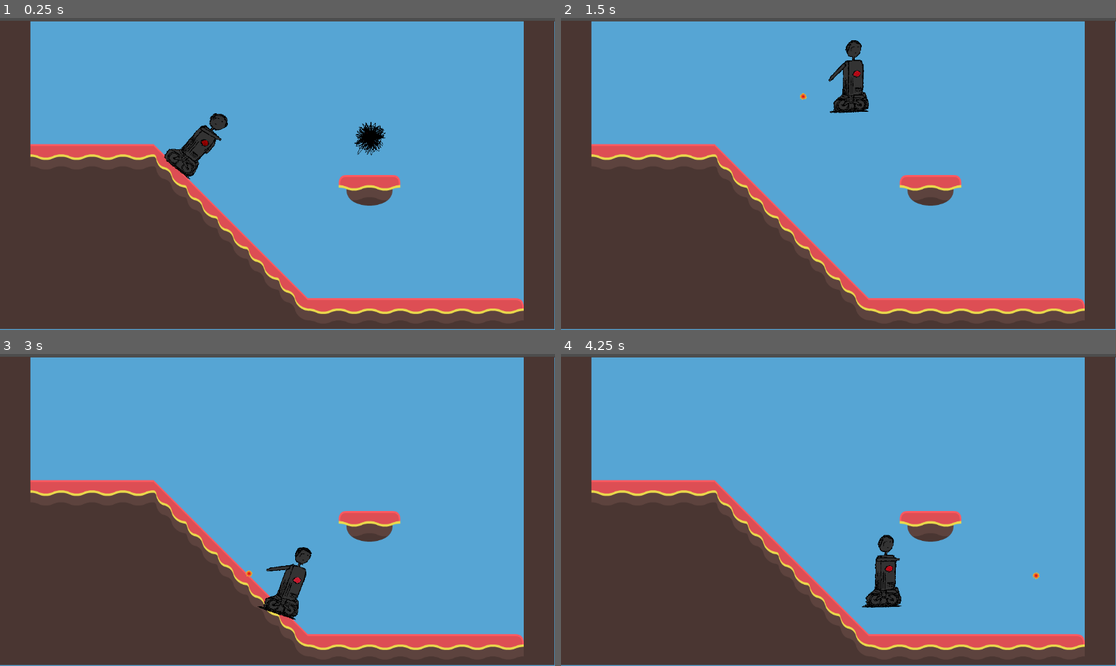
Above: before the commit, frames 1-4 (two rows, left to right).
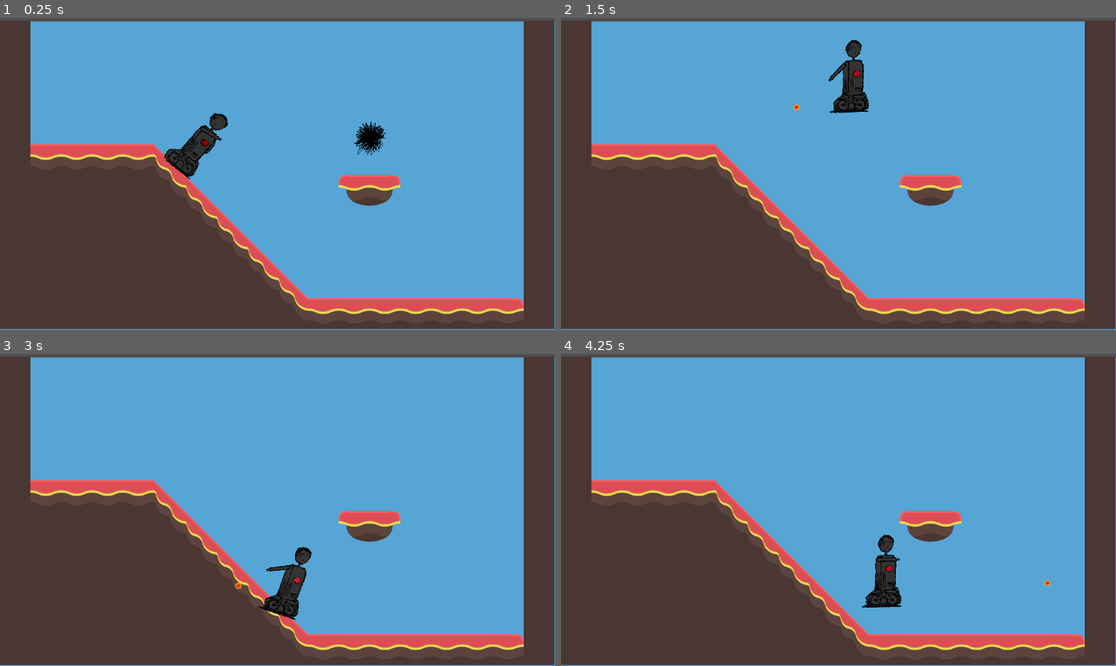
Above: after the commit, the same moments.

Repository: legendarysandbird/3mc-game
Game: Godot game, scene res://scripts/temp_level.tscn
Same seed, same stepped clock (60 frames per second), same inputs: the game is played once before the commit and once after it. The project has no main scene, so this scene is started directly.
Inputs (mouse positions are in pixels of both pictures, inside the frame that each line leads up to):
- Up to frame 1 (0.25 s): no input
- Up to frame 2 (1.5 s): move the mouse to (960, 158) at 0.52 s; hold D (player_right) from 0.53 s (still down); click (960, 158) at 0.6 s; tap Space (player_jump) at 0.77 s; move the mouse to (727, 189) at 1.27 s; click (727, 189) at 1.35 s
- Up to frame 3 (3 s): tap Space (player_jump) at 1.52 s; move the mouse to (333, 441) at 2.02 s; release D (player_right) at 2.03 s; hold A (player_left) 2.03-2.78 s; click (333, 441) at 2.1 s; move the mouse to (249, 572) at 2.77 s; hold D (player_right) from 2.78 s (still down); click (249, 572) at 2.85 s
- Up to frame 4 (4.25 s): keep holding D (player_right); tap Space (player_jump) at 3.02, 3.77 s; move the mouse to (1005, 556) at 3.52 s; click (1005, 556) at 3.6 s

The runs differ from the first frame. In frame 1, less than 0.1% of the frame differs, in the area x 36-40%, y 35-40%; in frame 2, less than 0.1%; in frame 3, less than 0.1%; in frame 4, less than 0.1%, in the area x 54-89%, y 57-82%.

Commit message:
add player and enemy interaction logic

Diff:
--- a/project.godot
+++ b/project.godot
@@ -85,6 +85,7 @@
 2d_physics/layer_1="Terrain"
 2d_physics/layer_2="Player"
 2d_physics/layer_3="Enemy"
+2d_physics/layer_4="Projectiles"
 
 [rendering]
 
--- a/scenes/enemy.tscn
+++ b/scenes/enemy.tscn
@@ -93,11 +93,11 @@
 [node name="CollisionShape2D" type="CollisionShape2D" parent="DetectionDistance"]
 shape = SubResource("CircleShape2D_648yb")
 
-[node name="DeathCollision" type="Area2D" parent="."]
-collision_layer = 0
-collision_mask = 2
+[node name="Hitbox" type="Area2D" parent="."]
+collision_layer = 4
+collision_mask = 8
 
-[node name="CollisionShape2D" type="CollisionShape2D" parent="DeathCollision"]
+[node name="CollisionShape2D" type="CollisionShape2D" parent="Hitbox"]
 shape = SubResource("CircleShape2D_ar18r")
 
 [node name="Health" parent="." instance=ExtResource("9_ipns3")]
--- a/scenes/player.tscn
+++ b/scenes/player.tscn
@@ -21,6 +21,7 @@
 [ext_resource type="Texture2D" uid="uid://x0c3eeeibap3" path="res://assets/player_temp/arm-weapon/arm-IDLE-04.png" id="19_l71n6"]
 [ext_resource type="Texture2D" uid="uid://bkkayyx3a5kbg" path="res://assets/player_temp/arm-weapon/arm-IDLE-05.png" id="20_ke2ow"]
 [ext_resource type="Texture2D" uid="uid://cv0xq3nuuyr0x" path="res://assets/player_temp/arm-weapon/arm-IDLE-06.png" id="21_ujl30"]
+[ext_resource type="PackedScene" uid="uid://dys64wtfdquec" path="res://scenes/health.tscn" id="22_a38lo"]
 
 [sub_resource type="SpriteFrames" id="SpriteFrames_tc6bn"]
 animations = [{
@@ -94,10 +95,14 @@
 }],
 "loop": true,
 "name": &"default",
-"speed": 5.0
+"speed": 15.0
 }]
 
 [sub_resource type="CapsuleShape2D" id="CapsuleShape2D_fdknk"]
+radius = 28.0
+height = 146.0
+
+[sub_resource type="CapsuleShape2D" id="CapsuleShape2D_i4ail"]
 radius = 28.0
 height = 146.0
 
@@ -129,10 +134,25 @@
 frame = 2
 frame_progress = 0.505687
 
+[node name="ProjectileSpawnPoint" type="Node2D" parent="AnimatedSprite2D/RotationPoint/Arm"]
+position = Vector2(190.333, -13.333)
+
 [node name="CollisionShape2D" type="CollisionShape2D" parent="."]
 position = Vector2(5, -2)
 shape = SubResource("CapsuleShape2D_fdknk")
 
+[node name="Hitbox" type="Area2D" parent="."]
+collision_layer = 0
+collision_mask = 4
+metadata/_edit_group_ = true
+
+[node name="CollisionShape2D" type="CollisionShape2D" parent="Hitbox"]
+position = Vector2(5, -2)
+shape = SubResource("CapsuleShape2D_i4ail")
+
 [node name="JumpTimer" type="Timer" parent="."]
 wait_time = 0.8
 one_shot = true
+
+[node name="Health" parent="." instance=ExtResource("22_a38lo")]
+health = 3
--- a/scenes/projectile.tscn
+++ b/scenes/projectile.tscn
@@ -28,8 +28,8 @@
 color_ramp = SubResource("GradientTexture1D_c8fcr")
 
 [node name="Projectile" type="Area2D"]
-collision_layer = 0
-collision_mask = 4
+collision_layer = 8
+collision_mask = 0
 script = ExtResource("1_c8fcr")
 
 [node name="CollisionShape2D" type="CollisionShape2D" parent="."]
--- a/scripts/auto-loads/groups.gd
+++ b/scripts/auto-loads/groups.gd
@@ -2,3 +2,4 @@
 
 const PLAYER = "player"
 const ENEMY = "enemy"
+const PLAYER_PROJECTILE = "player_projectile"
--- a/scripts/enemy/enemy.gd
+++ b/scripts/enemy/enemy.gd
@@ -1,24 +1,25 @@
 class_name Enemy extends CharacterBody2D
 
 @export var speed: float = 100.0
+@export var contact_damage: int = 1
 
 @onready var player: Player = get_tree().get_first_node_in_group(Groups.PLAYER)
 @onready var detectionArea: Area2D = $DetectionDistance
-@onready var deathArea: Area2D = $DeathCollision
-@onready var healthPool: Node = $Health
+@onready var hitbox: Area2D = $Hitbox
+@onready var health_pool: Health = $Health
 
 var calculated_velocity: Vector2
 var player_detected: bool
 
 func _ready() -> void:
-	for node: Node in [player, detectionArea, deathArea, healthPool]:
+	for node: Node in [player, detectionArea, hitbox, health_pool]:
 		assert(is_instance_valid(node))
 
 	add_to_group(Groups.ENEMY)
 	detectionArea.body_entered.connect(on_distance_detection_body_entered)
 	detectionArea.body_exited.connect(on_distance_detection_body_exited)
-	deathArea.body_entered.connect(on_death_detection_body_entered)
-	healthPool.death.connect(on_health_pool_death)
+	hitbox.area_entered.connect(on_hitbox_area_entered)
+	health_pool.death.connect(on_health_pool_death)
 
 func _physics_process(_delta: float) -> void:
 	velocity = calculate_velocity()
@@ -41,9 +42,10 @@
 	if body.is_in_group(Groups.PLAYER):
 		player_detected = is_player_detected
 
-func on_death_detection_body_entered(body: Node2D) -> void:
-	if body.is_in_group(Groups.PLAYER):
-		healthPool.change_health(-1)
+func on_hitbox_area_entered(area: Node2D) -> void:
+	if area.is_in_group(Groups.PLAYER_PROJECTILE):
+		health_pool.change_health(area.damage)
+		area.queue_free()
 
 func on_health_pool_death() -> void:
 	print("enemy died")
--- a/scripts/player/player.gd
+++ b/scripts/player/player.gd
@@ -7,11 +7,17 @@
 @export var rotation_speed: int = 30
 @export var projectile_speed: float = 300.0
 
-@onready var projectile_spawn_node: Node2D = $AnimatedSprite2D/RotationPoint/Arm
+@onready var projectile_spawn_node: Node2D = $AnimatedSprite2D/RotationPoint/Arm/ProjectileSpawnPoint
+@onready var hitbox: Node2D = $Hitbox
+@onready var health_pool: Health = $Health
 
 func _ready() -> void:
-	assert(is_instance_valid(projectile_spawn_node))
+	for node: Node in [projectile_spawn_node, hitbox, health_pool]:
+		assert(is_instance_valid(node))
+
 	add_to_group(Groups.PLAYER)
+	hitbox.body_entered.connect(on_hitbox_body_entered)
+	health_pool.death.connect(on_health_pool_death)
 
 func player_rotate(delta: float) -> void:
 	var target_rotation: float = 0
@@ -26,16 +32,11 @@
 
 
 func _physics_process(delta: float) -> void:
+	#Movement Region
 	velocity.x = 0
 
 	if !is_on_floor():
 		velocity.y += gravity * delta
-
-	if Input.is_action_just_pressed("fire"):
-		var spawn_position: Vector2 = projectile_spawn_node.global_position
-		var projectile_direction: Vector2 = (get_global_mouse_position() - spawn_position).normalized()
-		var projectile: Projectile = Projectile.Create(projectile_spawn_node.global_position, projectile_direction * projectile_speed)
-		get_tree().root.add_child(projectile)
 
 	if Input.is_action_pressed("player_jump") and is_jump_eligible():
 		velocity.y -= JUMP_VELOCITY
@@ -48,3 +49,20 @@
 
 	move_and_slide()
 	player_rotate(delta)
+
+	#Shooting Region
+	if Input.is_action_just_pressed("fire"):
+		var spawn_position: Vector2 = projectile_spawn_node.global_position
+		var projectile_direction: Vector2 = (get_global_mouse_position() - spawn_position).normalized()
+		var projectile: Projectile = Projectile.Create(projectile_spawn_node.global_position, projectile_direction * projectile_speed)
+		get_tree().root.add_child(projectile)
+		projectile.add_to_group(Groups.PLAYER_PROJECTILE)
+
+func on_hitbox_body_entered(body: Node2D) -> void:
+	if body.is_in_group(Groups.ENEMY):
+		print("player hit")
+		health_pool.change_health(-1)
+
+func on_health_pool_death() -> void:
+	print("You died!")
+	queue_free()
--- a/scripts/player/projectile.gd
+++ b/scripts/player/projectile.gd
@@ -3,27 +3,22 @@
 const projectile_scene: PackedScene = preload("uid://da4rvan0yy3eh")
 
 var velocity: Vector2
+var damage: int
 @onready var on_screen_notifier: VisibleOnScreenNotifier2D = $VisibleOnScreenNotifier2D
 
-static func Create(starting_position: Vector2, starting_velocity: Vector2) -> Projectile:
+static func Create(starting_position: Vector2, starting_velocity: Vector2, starting_damage: int = -1) -> Projectile:
 	var projectile: Projectile = projectile_scene.instantiate()
 	projectile.global_position = starting_position
 	projectile.velocity = starting_velocity
+	projectile.damage = starting_damage
 	return projectile
 
 func _ready() -> void:
 	assert(is_instance_valid(on_screen_notifier))
-
 	on_screen_notifier.screen_exited.connect(on_screen_exited)
-	body_entered.connect(on_body_entered)
 
 func _physics_process(delta: float) -> void:
 	global_position += velocity * delta
 
 func on_screen_exited() -> void:
 	queue_free()
-
-func on_body_entered(body: Node2D) -> void:
-	if body.is_in_group(Groups.ENEMY):
-		body.queue_free()
-		queue_free()
Not shown: 1 places in scenes/player.tscn that only renumber resources
